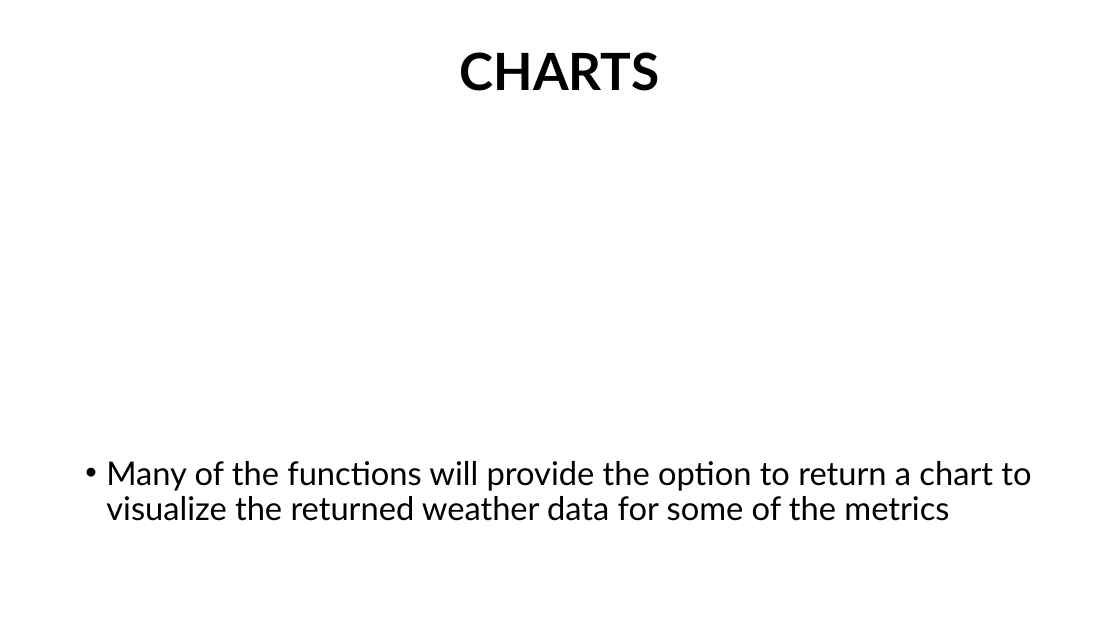
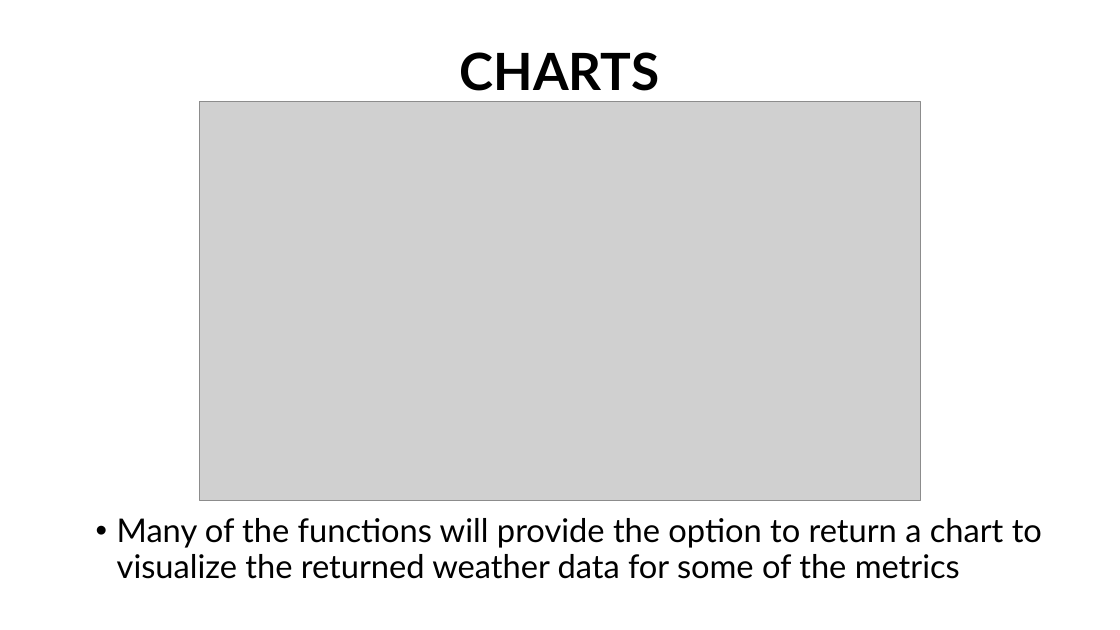
Before and after one commit to andre-gnandt/DATA-534-Project-Group-6, a slide deck: slide 7 of Proposal-Presentation.pptx (slide 5 before the commit). Drawn at 1120x630 pixels with LibreOffice and Linux fonts; fonts in the diff are those of the drawing; grey boxes stand for pictures. Boxes give left, top, right and bottom in pixels: in the first picture for what was removed or moved away, otherwise in the second. Text is boxed around its words. In the diff, an @@ line names an element or a change of style, - is before the commit and + after.

```diff
--- a/Proposal-Presentation.pptx
+++ b/Proposal-Presentation.pptx
@@ picture added at <box>200,101,921,501</box> @@
@@ text "Many of the functions will ...": place and size @@
-text "Many of the functions will ..." at <box>106,461,1031,521</box>
+text "Many of the functions will ..." at <box>117,518,1042,579</box>
```
Also in this commit, not shown: 2 other slides changed, 2 slides added, 2 other files.
